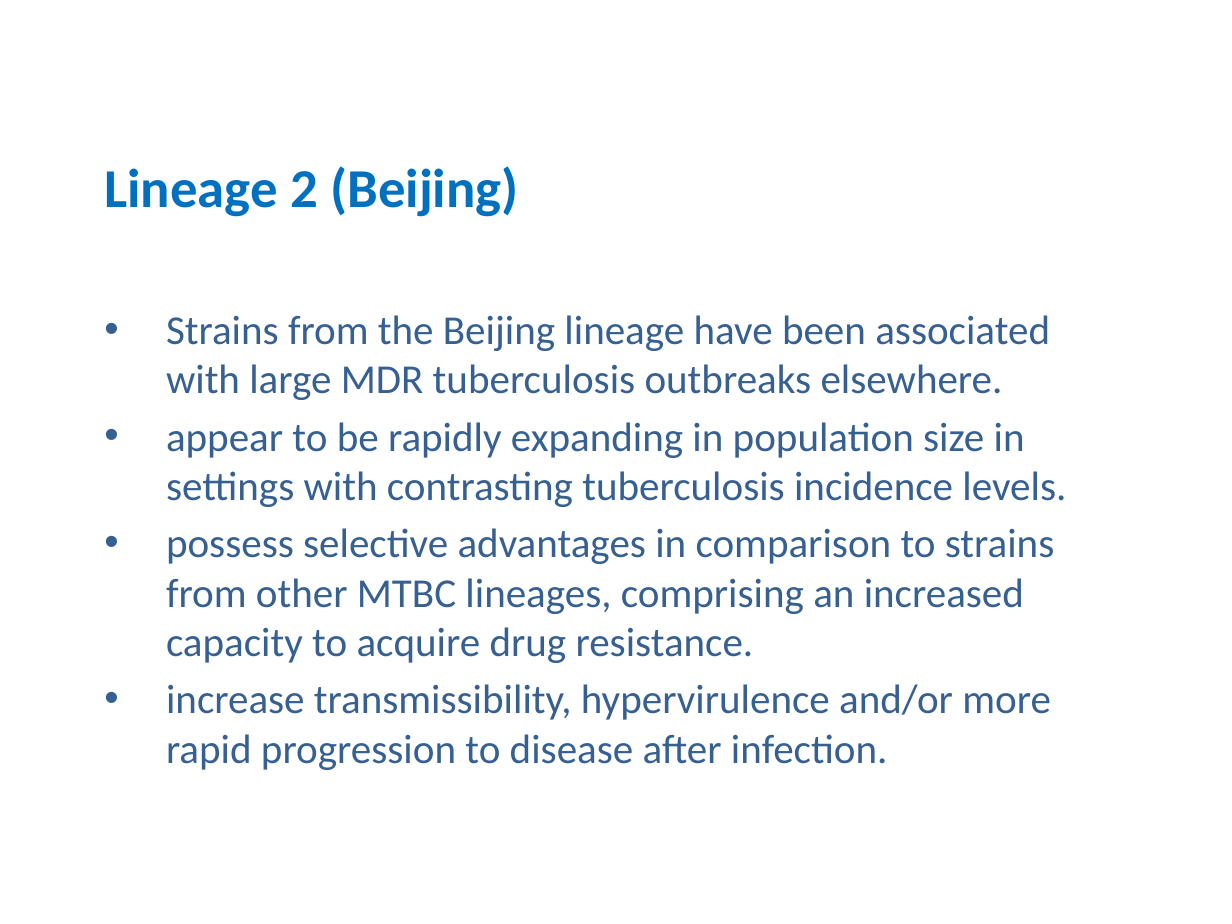
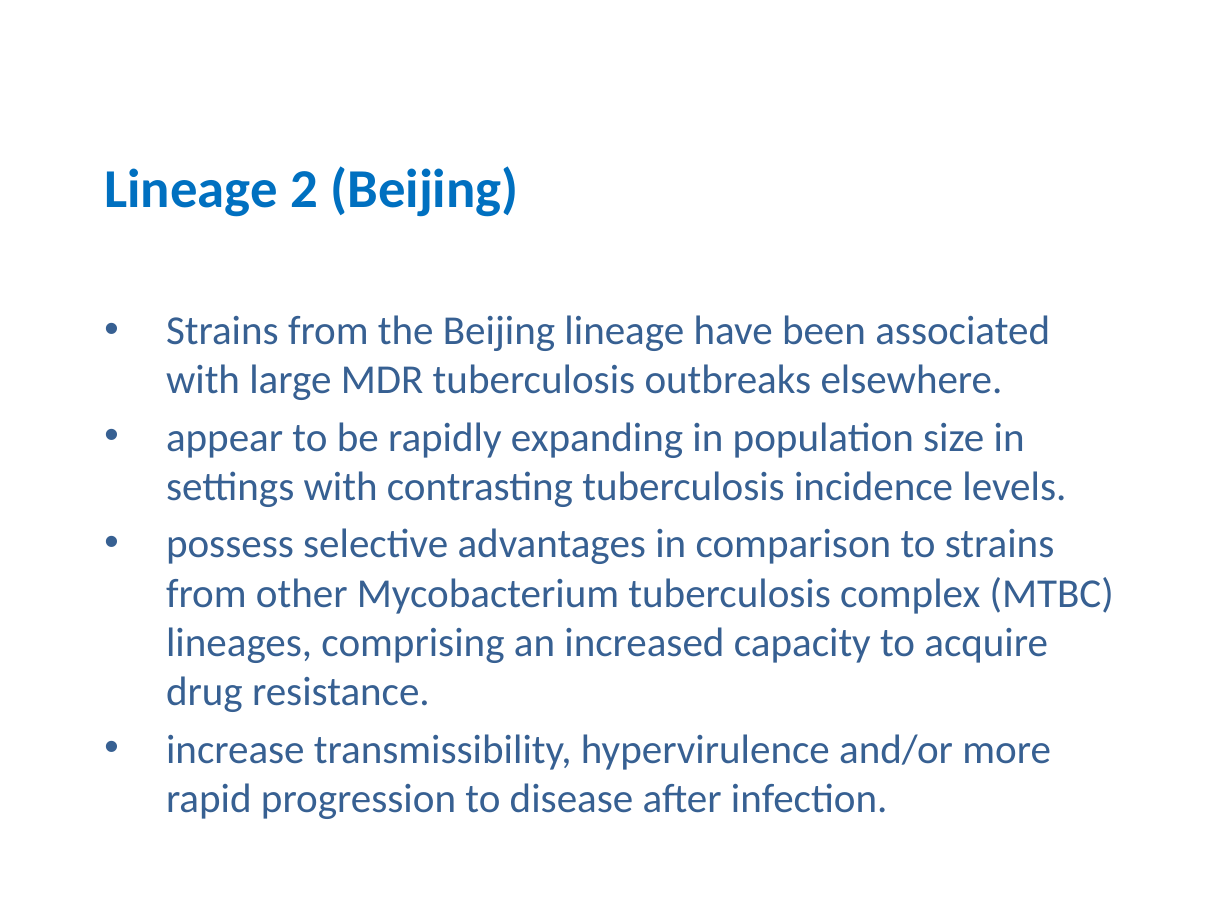
Before and after one commit to zhangfang615/Tuberculosis, a slide deck: slide 9 of 20160705.pptx (slide 4 before the commit). Drawn at 1232x924 pixels with LibreOffice and Linux fonts; fonts in the diff are those of the drawing. Boxes give left, top, right and bottom in pixels: in the first picture for what was removed or moved away, otherwise in the second. Text is boxed around its words. In the diff, an @@ line names an element or a change of style, - is before the commit and + after.

```diff
--- a/20160705.pptx
+++ b/20160705.pptx
@@ subtitle at (x1=166, y1=528, x2=1114, y2=712): text changed @@
-• possess selective advantages in comparison to strains from other MTBC lineages, comprising an increased capacity to acquire drug resistance.
+• possess selective advantages in comparison to strains from other Mycobacterium tuberculosis complex (MTBC) lineages, comprising an increased capacity to acquire drug resistance.
```
Also in this commit, not shown: 4 other slides changed, 8 slides added.
